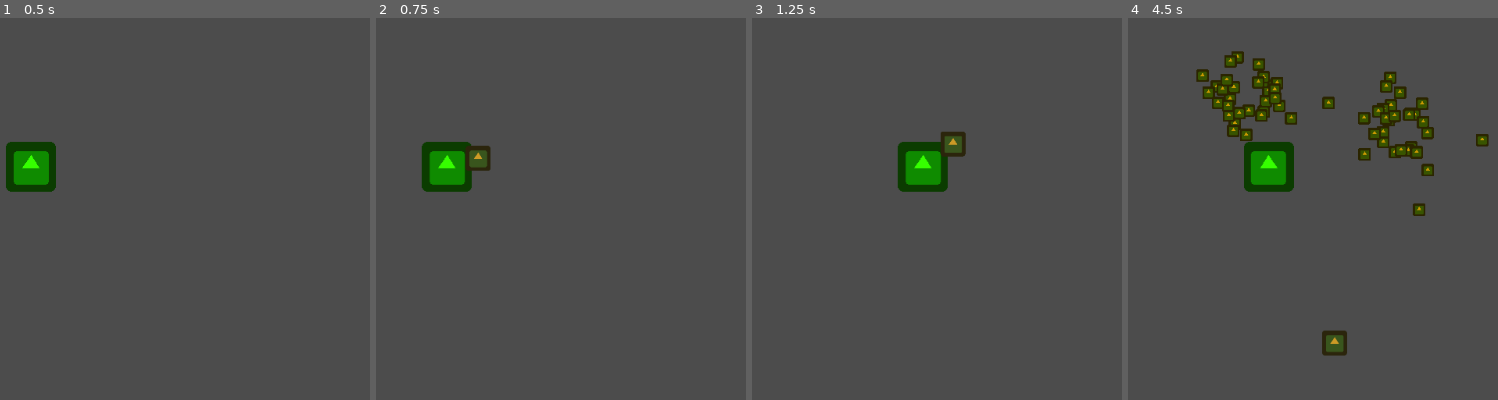
Above: before the commit, frames 1-4 (left to right).
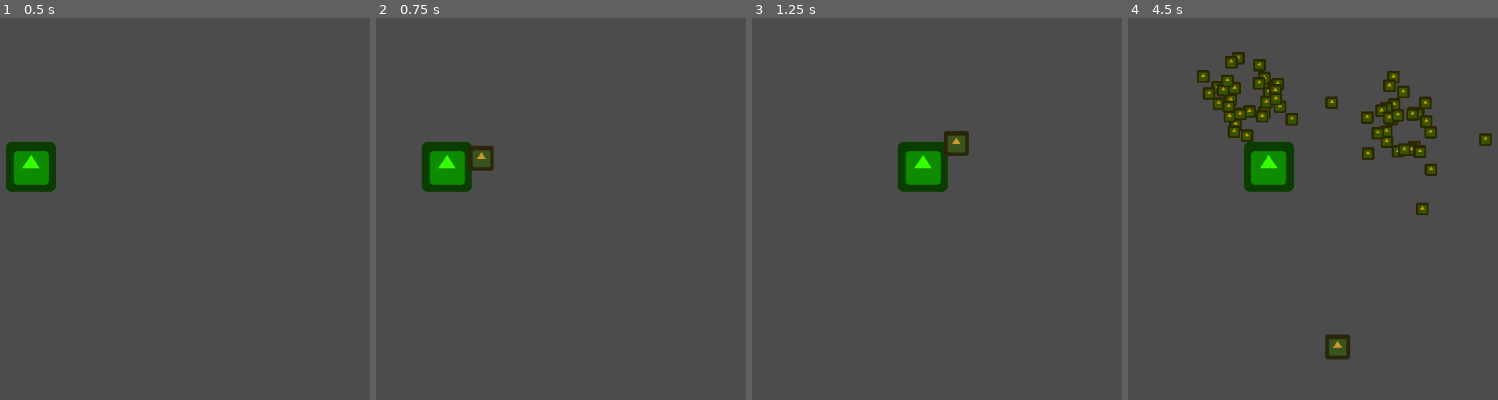
Above: after the commit, the same moments.

Repository: ygda-org/duckin
Game: Godot game, scene res://scenes/player/player_test.tscn
The game is run twice, just before and just after one commit, with the same random seed, the same clock (stepped at 60 frames per second) and the same inputs. The project has no main scene, so this scene is started directly. The engine's default icon, where the game draws it, is replaced by a stand-in: a white triangle on a blue panel in a dark square.
Inputs (mouse positions are in pixels of both pictures, inside the frame that each line leads up to):
- Up to frame 1 (0.5 s): no input
- Up to frame 2 (0.75 s): tap Enter at 0.5 s; move the mouse to (586, 144) at 0.52 s; hold Right (ui_move_right) from 0.53 s (still down); click (586, 144) at 0.6 s
- Up to frame 3 (1.25 s): keep holding Right (ui_move_right)
- Up to frame 4 (4.5 s): move the mouse to (outside the picture) at 1.27 s; release Right (ui_move_right) at 1.28 s; hold Down (ui_move_down) 1.28-2.03 s; click (outside the picture) at 1.35 s; move the mouse to (1242, 63) at 2.02 s; hold Right (ui_move_right) 2.03-2.78 s; click (1242, 63) at 2.1 s; move the mouse to (outside the picture) at 2.77 s; hold Up (ui_move_up) 2.78-3.53 s; click (outside the picture) at 2.85 s; move the mouse to (1401, 235) at 3.52 s; hold Left (ui_move_left) from 3.53 s (still down); click (1401, 235) at 3.6 s; move the mouse to (outside the picture) at 4.27 s; click (outside the picture) at 4.35 s

Frame 1 is identical in both runs. In frame 2, 0.2% of the frame differs, in the area x 24-32%, y 33-41%; in frame 3, 0.2%; in frame 4, 3.6%, in the area x 18-99%, y 8-90%.

Commit message:
clean up player code

Diff:
--- a/project.godot
+++ b/project.godot
@@ -26,25 +26,53 @@
 }
 ui_move_up={
 "deadzone": 0.5,
-"events": [ Object(InputEventKey,"resource_local_to_scene":false,"resource_name":"","device":0,"alt":false,"shift":false,"control":false,"meta":false,"command":false,"pressed":false,"scancode":87,"physical_scancode":0,"unicode":0,"echo":false,"script":null)
-, Object(InputEventKey,"resource_local_to_scene":false,"resource_name":"","device":0,"alt":false,"shift":false,"control":false,"meta":false,"command":false,"pressed":false,"scancode":16777232,"physical_scancode":0,"unicode":0,"echo":false,"script":null)
+"events": [ Object(InputEventKey,"resource_local_to_scene":false,"resource_name":"","device":0,"alt":false,"shift":false,"control":false,"meta":false,"command":false,"pressed":false,"scancode":16777232,"physical_scancode":0,"unicode":0,"echo":false,"script":null)
  ]
 }
 ui_move_down={
 "deadzone": 0.5,
-"events": [ Object(InputEventKey,"resource_local_to_scene":false,"resource_name":"","device":0,"alt":false,"shift":false,"control":false,"meta":false,"command":false,"pressed":false,"scancode":83,"physical_scancode":0,"unicode":0,"echo":false,"script":null)
-, Object(InputEventKey,"resource_local_to_scene":false,"resource_name":"","device":0,"alt":false,"shift":false,"control":false,"meta":false,"command":false,"pressed":false,"scancode":16777234,"physical_scancode":0,"unicode":0,"echo":false,"script":null)
+"events": [ Object(InputEventKey,"resource_local_to_scene":false,"resource_name":"","device":0,"alt":false,"shift":false,"control":false,"meta":false,"command":false,"pressed":false,"scancode":16777234,"physical_scancode":0,"unicode":0,"echo":false,"script":null)
  ]
 }
 ui_move_left={
 "deadzone": 0.5,
-"events": [ Object(InputEventKey,"resource_local_to_scene":false,"resource_name":"","device":0,"alt":false,"shift":false,"control":false,"meta":false,"command":false,"pressed":false,"scancode":65,"physical_scancode":0,"unicode":0,"echo":false,"script":null)
-, Object(InputEventKey,"resource_local_to_scene":false,"resource_name":"","device":0,"alt":false,"shift":false,"control":false,"meta":false,"command":false,"pressed":false,"scancode":16777231,"physical_scancode":0,"unicode":0,"echo":false,"script":null)
+"events": [ Object(InputEventKey,"resource_local_to_scene":false,"resource_name":"","device":0,"alt":false,"shift":false,"control":false,"meta":false,"command":false,"pressed":false,"scancode":16777231,"physical_scancode":0,"unicode":0,"echo":false,"script":null)
  ]
 }
 ui_move_right={
 "deadzone": 0.5,
-"events": [ Object(InputEventKey,"resource_local_to_scene":false,"resource_name":"","device":0,"alt":false,"shift":false,"control":false,"meta":false,"command":false,"pressed":false,"scancode":68,"physical_scancode":0,"unicode":0,"echo":false,"script":null)
+"events": [ Object(InputEventKey,"resource_local_to_scene":false,"resource_name":"","device":0,"alt":false,"shift":false,"control":false,"meta":false,"command":false,"pressed":false,"scancode":16777233,"physical_scancode":0,"unicode":0,"echo":false,"script":null)
+ ]
+}
+move_forwards={
+"deadzone": 0.5,
+"events": [ Object(InputEventKey,"resource_local_to_scene":false,"resource_name":"","device":0,"alt":false,"shift":false,"control":false,"meta":false,"command":false,"pressed":false,"scancode":0,"physical_scancode":87,"unicode":0,"echo":false,"script":null)
+, Object(InputEventKey,"resource_local_to_scene":false,"resource_name":"","device":0,"alt":false,"shift":false,"control":false,"meta":false,"command":false,"pressed":false,"scancode":0,"physical_scancode":16777232,"unicode":0,"echo":false,"script":null)
+, Object(InputEventKey,"resource_local_to_scene":false,"resource_name":"","device":0,"alt":false,"shift":false,"control":false,"meta":false,"command":false,"pressed":false,"scancode":87,"physical_scancode":0,"unicode":0,"echo":false,"script":null)
+, Object(InputEventKey,"resource_local_to_scene":false,"resource_name":"","device":0,"alt":false,"shift":false,"control":false,"meta":false,"command":false,"pressed":false,"scancode":16777232,"physical_scancode":0,"unicode":0,"echo":false,"script":null)
+ ]
+}
+move_backwards={
+"deadzone": 0.5,
+"events": [ Object(InputEventKey,"resource_local_to_scene":false,"resource_name":"","device":0,"alt":false,"shift":false,"control":false,"meta":false,"command":false,"pressed":false,"scancode":0,"physical_scancode":83,"unicode":0,"echo":false,"script":null)
+, Object(InputEventKey,"resource_local_to_scene":false,"resource_name":"","device":0,"alt":false,"shift":false,"control":false,"meta":false,"command":false,"pressed":false,"scancode":0,"physical_scancode":16777234,"unicode":0,"echo":false,"script":null)
+, Object(InputEventKey,"resource_local_to_scene":false,"resource_name":"","device":0,"alt":false,"shift":false,"control":false,"meta":false,"command":false,"pressed":false,"scancode":83,"physical_scancode":0,"unicode":0,"echo":false,"script":null)
+, Object(InputEventKey,"resource_local_to_scene":false,"resource_name":"","device":0,"alt":false,"shift":false,"control":false,"meta":false,"command":false,"pressed":false,"scancode":16777234,"physical_scancode":0,"unicode":0,"echo":false,"script":null)
+ ]
+}
+move_left={
+"deadzone": 0.5,
+"events": [ Object(InputEventKey,"resource_local_to_scene":false,"resource_name":"","device":0,"alt":false,"shift":false,"control":false,"meta":false,"command":false,"pressed":false,"scancode":0,"physical_scancode":65,"unicode":0,"echo":false,"script":null)
+, Object(InputEventKey,"resource_local_to_scene":false,"resource_name":"","device":0,"alt":false,"shift":false,"control":false,"meta":false,"command":false,"pressed":false,"scancode":0,"physical_scancode":16777231,"unicode":0,"echo":false,"script":null)
+, Object(InputEventKey,"resource_local_to_scene":false,"resource_name":"","device":0,"alt":false,"shift":false,"control":false,"meta":false,"command":false,"pressed":false,"scancode":65,"physical_scancode":0,"unicode":0,"echo":false,"script":null)
+, Object(InputEventKey,"resource_local_to_scene":false,"resource_name":"","device":0,"alt":false,"shift":false,"control":false,"meta":false,"command":false,"pressed":false,"scancode":16777231,"physical_scancode":0,"unicode":0,"echo":false,"script":null)
+ ]
+}
+move_right={
+"deadzone": 0.5,
+"events": [ Object(InputEventKey,"resource_local_to_scene":false,"resource_name":"","device":0,"alt":false,"shift":false,"control":false,"meta":false,"command":false,"pressed":false,"scancode":0,"physical_scancode":68,"unicode":0,"echo":false,"script":null)
+, Object(InputEventKey,"resource_local_to_scene":false,"resource_name":"","device":0,"alt":false,"shift":false,"control":false,"meta":false,"command":false,"pressed":false,"scancode":0,"physical_scancode":16777233,"unicode":0,"echo":false,"script":null)
+, Object(InputEventKey,"resource_local_to_scene":false,"resource_name":"","device":0,"alt":false,"shift":false,"control":false,"meta":false,"command":false,"pressed":false,"scancode":68,"physical_scancode":0,"unicode":0,"echo":false,"script":null)
 , Object(InputEventKey,"resource_local_to_scene":false,"resource_name":"","device":0,"alt":false,"shift":false,"control":false,"meta":false,"command":false,"pressed":false,"scancode":16777233,"physical_scancode":0,"unicode":0,"echo":false,"script":null)
  ]
 }
--- a/scenes/player/player.gd
+++ b/scenes/player/player.gd
@@ -1,54 +1,60 @@
 extends KinematicBody2D
 
 var velocity = Vector2()
-var speed = 256
+export var SPEED = 256
 const FOOD = preload("res://scenes/player/duck_food.tscn")
 var food = FOOD.instance()
 var can_throw = true
 
+
 func _physics_process(delta):
-	if Input.is_action_pressed("ui_move_up"):
+	player_movement()
+	if can_throw and Input.is_action_just_pressed("ui_left_click"):
+		throw_food()
+
+
+func player_movement():
+	if Input.is_action_pressed("move_forwards"):
 		velocity.y = -1
 		$Sprite.flip_v = true
-	elif Input.is_action_pressed("ui_move_down"):
+	elif Input.is_action_pressed("move_backwards"):
 		velocity.y = 1
 		$Sprite.flip_v = false
 	else:
 		velocity.y = 0
 
-	if Input.is_action_pressed("ui_move_left"):
+	if Input.is_action_pressed("move_left"):
 		velocity.x = -1
 		$Sprite.flip_h = true
-	elif Input.is_action_pressed("ui_move_right"):
+	elif Input.is_action_pressed("move_right"):
 		velocity.x = 1
 		$Sprite.flip_h = false
 	else:
 		velocity.x = 0
+	velocity = move_and_slide(velocity*SPEED)
 
-	if can_throw and Input.is_action_just_pressed("ui_left_click"):
-		var dir_to = position.direction_to(get_viewport().get_mouse_position())
-		var distance_to = position.distance_to(get_viewport().get_mouse_position())
-		food = FOOD.instance()
-		food.position = global_position + dir_to*45
-		food.dir = dir_to
-		get_parent().add_child(food)
 
-		if(dir_to.y <= -dir_to.x and dir_to.y <= dir_to.x):
-			$Sprite.flip_v = true
-		elif(dir_to.y > -dir_to.x and dir_to.y > dir_to.x):
-			$Sprite.flip_v = false
-		elif(dir_to.y > dir_to.x and dir_to.y <= -dir_to.x):
-			$Sprite.flip_v = false
-			$Sprite.flip_h = true
-		elif(dir_to.y > -dir_to.x and dir_to.y <= dir_to.x):
-			$Sprite.flip_v = false
-			$Sprite.flip_h = false
+func throw_food():
+	var dir_to = position.direction_to(get_viewport().get_mouse_position())
+	var distance_to = position.distance_to(get_viewport().get_mouse_position())
+	food = FOOD.instance()
+	food.position = global_position + dir_to*45
+	food.dir = dir_to
+	get_parent().add_child(food)
 
-		can_throw = false
-		$throw_timer.start()
+	if(dir_to.y <= -dir_to.x and dir_to.y <= dir_to.x):
+		$Sprite.flip_v = true
+	elif(dir_to.y > -dir_to.x and dir_to.y > dir_to.x):
+		$Sprite.flip_v = false
+	elif(dir_to.y > dir_to.x and dir_to.y <= -dir_to.x):
+		$Sprite.flip_v = false
+		$Sprite.flip_h = true
+	elif(dir_to.y > -dir_to.x and dir_to.y <= dir_to.x):
+		$Sprite.flip_v = false
+		$Sprite.flip_h = false
 
-	velocity = move_and_slide(velocity*speed)
-
+	can_throw = false
+	$throw_timer.start()
 
 func _on_throw_timer_timeout():
 	can_throw = true
